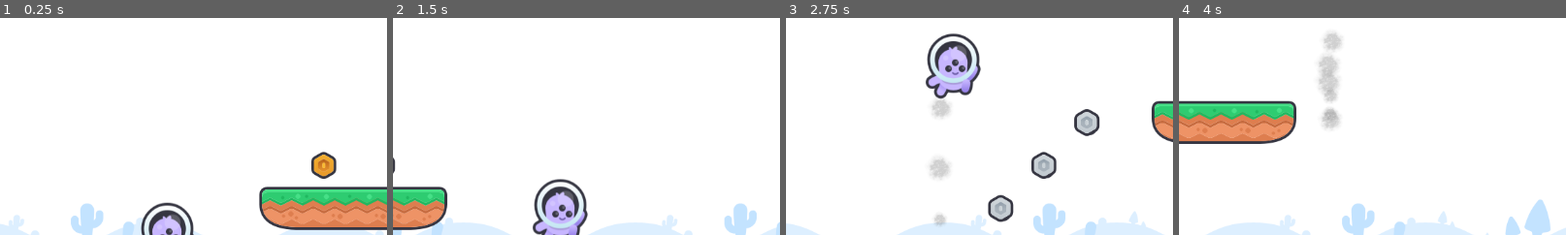
Above: before the commit, frames 1-4 (left to right).
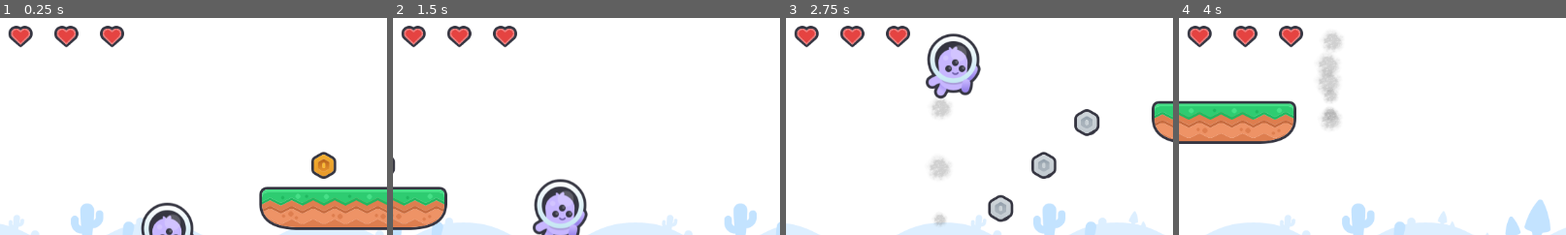
Above: after the commit, the same moments.

Repository: smarthall/20games
Game: Godot game, scene res://infinite_level.tscn
The game is run twice, just before and just after one commit, with the same random seed, the same clock (stepped at 60 frames per second) and the same inputs.
Inputs:
- Up to frame 1 (0.25 s): no input
- Up to frame 2 (1.5 s): hold Space (jetpack) 0.53-1.28 s; tap Space (jetpack) at 1.35 s
- Up to frame 3 (2.75 s): hold Space (jetpack) from 2.03 s (still down)
- Up to frame 4 (4 s): release Space (jetpack) at 2.78 s; tap Space (jetpack) at 2.85 s; hold Space (jetpack) from 3.53 s (still down)
The pictures show only the part of the screen within x 0-50%, y 1-51%; the shares and areas given below are measured in that part.

The runs differ from the first frame. In frame 1, 1.4% of the frame differs, in the area x 2-33%, y 3-14%; in frame 2, 1.4%; in frame 3, 1.4%; in frame 4, 1.4%.

Commit message:
Made a HUD and heart bar

Diff:
--- /dev/null
+++ b/jetpack-joyride/HeartBar/health_bar.gd
@@ -0,0 +1,67 @@
+@tool
+extends HBoxContainer
+class_name HeartsBar
+
+@export var max_hp: int = 6: set=set_max_hp, get=get_max_hp
+@export var hp: int = 6: set=set_hp, get=get_hp
+
+@export var heart_full: Texture2D
+@export var heart_half: Texture2D
+@export var heart_empty: Texture2D
+
+var heart_prototype: PackedScene = preload("res://HeartBar/heart_prototype.tscn")
+var _heart_textures: Array[TextureRect] = []
+
+func _ready() -> void:
+	create_hearts()
+	update_hearts()
+
+func clear_hearts() -> void:
+	for heart in _heart_textures:
+		heart.queue_free()
+	_heart_textures.clear()
+
+func create_hearts() -> void:
+	var heart_count: int = ceil(max_hp / 2.0)
+	for i in range(heart_count):
+		var heart = heart_prototype.instantiate()
+		add_child(heart)
+		_heart_textures.append(heart)
+		print("Heart created")
+
+func update_hearts() -> void:
+	print("-- Setting Hearts")
+	print("HP: ", hp)
+	for i in range(max_hp, 0, -2):
+		print("i=", i)
+		var this_heart: int = floor(i / 2.0) - 1
+		var heart_hp: int = hp - i + 2
+		print("Setting Heart ", this_heart, " with HP: ", heart_hp)
+		if heart_hp <= 0:
+			print("Heart Empty")
+			_heart_textures[this_heart].texture = heart_empty
+		elif heart_hp == 1:
+			print("Heart Half")
+			_heart_textures[this_heart].texture = heart_half
+		else: # heart_hp > 1
+			print("Heart Full")
+			_heart_textures[this_heart].texture = heart_full
+	print("-- Done")
+
+func set_hp(value: int) -> void:
+	hp = clamp(value, 0, max_hp)
+	update_hearts()
+
+func get_hp() -> int:
+	return hp
+
+func set_max_hp(value: int) -> void:
+	max_hp = value
+	clear_hearts()
+	create_hearts()
+
+	set_hp(hp)
+	update_hearts()
+
+func get_max_hp() -> int:
+	return max_hp
--- /dev/null
+++ b/jetpack-joyride/HeartBar/heart_prototype.tscn
@@ -0,0 +1,3 @@
+[gd_scene format=3 uid="uid://5p3sxx01r8d0"]
+
+[node name="HeartPrototype" type="TextureRect"]
--- a/jetpack-joyride/Resources/level-tileset-pickups.tres
+++ b/jetpack-joyride/Resources/level-tileset-pickups.tres
@@ -7,15 +7,21 @@
 texture_region_size = Vector2i(64, 64)
 1:0/0 = 0
 1:0/0/physics_layer_0/polygon_0/points = PackedVector2Array(-16.652, -9.03158, -0.282238, -20.8855, 16.0875, -10.1605, 16.652, 10.725, -0.282238, 20.8855, -16.652, 11.2895)
+1:0/0/custom_data_0 = "gold"
 0:0/0 = 0
 0:0/0/physics_layer_0/polygon_0/points = PackedVector2Array(-16.652, -9.03158, -0.282238, -20.8855, 16.0875, -10.1605, 16.652, 10.725, -0.282238, 20.8855, -16.652, 11.2895)
+0:0/0/custom_data_0 = "bronze"
 2:0/0 = 0
 2:0/0/physics_layer_0/polygon_0/points = PackedVector2Array(-16.652, -9.03158, -0.282238, -20.8855, 16.0875, -10.1605, 16.652, 10.725, -0.282238, 20.8855, -16.652, 11.2895)
+2:0/0/custom_data_0 = "silver"
 3:0/0 = 0
 3:0/0/physics_layer_0/polygon_0/points = PackedVector2Array(-16.0875, -13.5474, 15.523, -12.9829, 16.0875, 0, 0.84671, 14.6763, -16.652, -0.564476)
+3:0/0/custom_data_0 = "heart"
 
 [resource]
 tile_size = Vector2i(64, 64)
 physics_layer_0/collision_layer = 8
 physics_layer_0/collision_mask = 0
+custom_data_layer_0/name = "type"
+custom_data_layer_0/type = 4
 sources/0 = SubResource("TileSetAtlasSource_20cvq")
--- /dev/null
+++ b/jetpack-joyride/hud.gd
@@ -0,0 +1,13 @@
+extends CanvasLayer
+class_name HUD
+
+@export var hp: int = 6: set=set_hp, get=get_hp
+
+func set_hp(value: int) -> void:
+	hp = value
+
+func get_hp() -> int:
+	return hp
+
+func _ready() -> void:
+	set_hp(hp)
--- /dev/null
+++ b/jetpack-joyride/hud.tscn
@@ -0,0 +1,32 @@
+[gd_scene load_steps=6 format=3 uid="uid://bksdsctf17ckc"]
+
+[ext_resource type="Script" uid="uid://d0mdwc8siycvs" path="res://hud.gd" id="1_37p78"]
+[ext_resource type="Texture2D" uid="uid://blyqkm1n222ql" path="res://Resources/hud/heart.svg" id="2_64ctp"]
+[ext_resource type="Script" uid="uid://qgfccohbb0xx" path="res://HeartBar/health_bar.gd" id="2_a2258"]
+[ext_resource type="Texture2D" uid="uid://ceogm1vayw6c" path="res://Resources/hud/heart_half.svg" id="4_1xsix"]
+[ext_resource type="Texture2D" uid="uid://dp7im3hupy76i" path="res://Resources/hud/heart_empty.svg" id="5_rftc2"]
+
+[node name="HUD" type="CanvasLayer"]
+script = ExtResource("1_37p78")
+
+[node name="Control" type="Control" parent="."]
+layout_mode = 3
+anchors_preset = 15
+anchor_right = 1.0
+anchor_bottom = 1.0
+grow_horizontal = 2
+grow_vertical = 2
+
+[node name="Top" type="HBoxContainer" parent="Control"]
+layout_mode = 1
+anchors_preset = 10
+anchor_right = 1.0
+grow_horizontal = 2
+
+[node name="HeartsBar" type="HBoxContainer" parent="Control/Top"]
+layout_mode = 2
+script = ExtResource("2_a2258")
+heart_full = ExtResource("2_64ctp")
+heart_half = ExtResource("4_1xsix")
+heart_empty = ExtResource("5_rftc2")
+metadata/_custom_type_script = "uid://qgfccohbb0xx"
--- a/jetpack-joyride/infinite_level.gd
+++ b/jetpack-joyride/infinite_level.gd
@@ -1,19 +1,20 @@
 extends Node2D
 
 @onready var background: ScrollingTilemap = $Background
+@onready var hud: HUD = $HUD
 
 const BACKGROUND_TILE_BLANK = Vector2i(2, 0)
 const BACKGROUND_TILE_CACTUS = Vector2i(2, 1)
 const BACKGROUND_TILE_TREES = Vector2i(3, 1)
 const BACKGROUND_TILE_MUSHROOM = Vector2i(1, 3)
-const BACKGROUND_TILE_WEIGHTS : Dictionary[int, Vector2i] = {
+const BACKGROUND_TILE_WEIGHTS: Dictionary[int, Vector2i] = {
 	50: BACKGROUND_TILE_BLANK,
 	75: BACKGROUND_TILE_CACTUS,
 	98: BACKGROUND_TILE_TREES,
 	99: BACKGROUND_TILE_MUSHROOM,
 }
 
-func randomize_background_timemap(tm : TileMapLayer) -> void:
+func randomize_background_timemap(tm: TileMapLayer) -> void:
 	for x in range(tm.get_used_rect().size.x):
 		var tile_position := Vector2i(x, 1)
 		var random_tile := get_random_background_tile()
@@ -35,7 +36,7 @@
 func _on_player_hazard_collision() -> void:
 	pass # Replace with function body.
 
-func _on_player_pickup_collision(body:TileMapLayer, coords:Vector2i):
+func _on_player_pickup_collision(body: TileMapLayer, coords: Vector2i):
 	print("Player picked up item from ", body, " at ", coords)
 
 	body.erase_cell(coords)
--- a/jetpack-joyride/infinite_level.tscn
+++ b/jetpack-joyride/infinite_level.tscn
@@ -9,6 +9,7 @@
 [ext_resource type="PackedScene" uid="uid://b3qa1pp5o3yvf" path="res://player.tscn" id="5_87hkk"]
 [ext_resource type="TileSet" uid="uid://vpaufbtkfjqt" path="res://Resources/level-tileset-hazards.tres" id="7_r11wh"]
 [ext_resource type="TileSet" uid="uid://duy4dpbojd3yg" path="res://Resources/level-tileset-pickups.tres" id="8_vkx08"]
+[ext_resource type="PackedScene" uid="uid://bksdsctf17ckc" path="res://hud.tscn" id="10_vkx08"]
 
 [sub_resource type="RectangleShape2D" id="RectangleShape2D_87hkk"]
 size = Vector2(20, 748)
@@ -88,6 +89,8 @@
 [node name="CollisionShape2D" type="CollisionShape2D" parent="Roof"]
 shape = SubResource("RectangleShape2D_fqwvg")
 
+[node name="HUD" parent="." instance=ExtResource("10_vkx08")]
+
 [connection signal="tilemap_recycle" from="Background" to="." method="_on_background_tilemap_recycle"]
 [connection signal="hazard_collision" from="Player" to="." method="_on_player_hazard_collision"]
 [connection signal="pickup_collision" from="Player" to="." method="_on_player_pickup_collision"]
Not shown, added: jetpack-joyride/HeartBar/health_bar.gd.uid
Not shown, added: jetpack-joyride/hud.gd.uid
Not shown: 1 places in jetpack-joyride/infinite_level.tscn that only renumber resources
